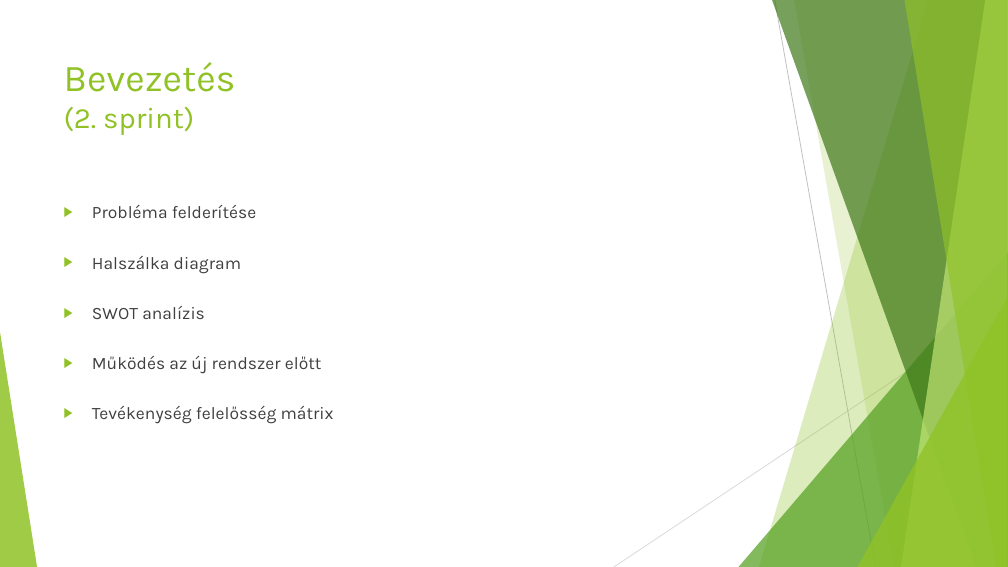
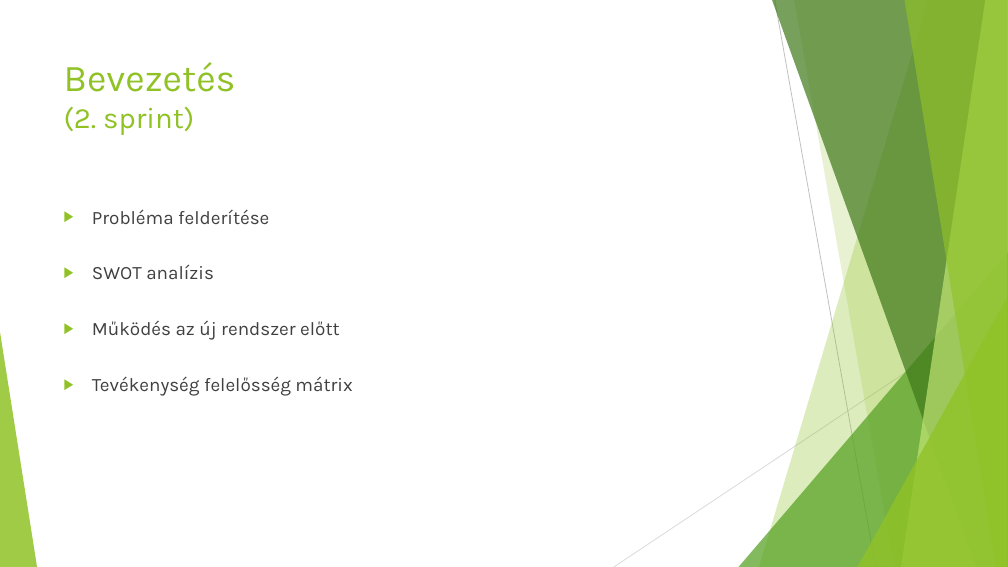
Before and after one commit to BotiD3/rejtely, a slide deck: slide 3 of Rejtély.pptx. Drawn at 1008x567 pixels with LibreOffice and Linux fonts; fonts in the diff are those of the drawing. Boxes give left, top, right and bottom in pixels: in the first picture for what was removed or moved away, otherwise in the second. Text is boxed around its words. In the diff, an @@ line names an element or a change of style, - is before the commit and + after.

```diff
--- a/Rejtély.pptx
+++ b/Rejtély.pptx
@@ text "Probléma felderítése" at <box>92,209,352,396</box>: size 16.6 to 18 pt; line spacing 1.9 to 2 @@
@@ text at <box>92,256,241,274</box>: paragraph removed @@
-▶ Halszálka diagram
```
Also in this commit, not shown: 3 other slides changed, 8 slides added, 2 other files.
